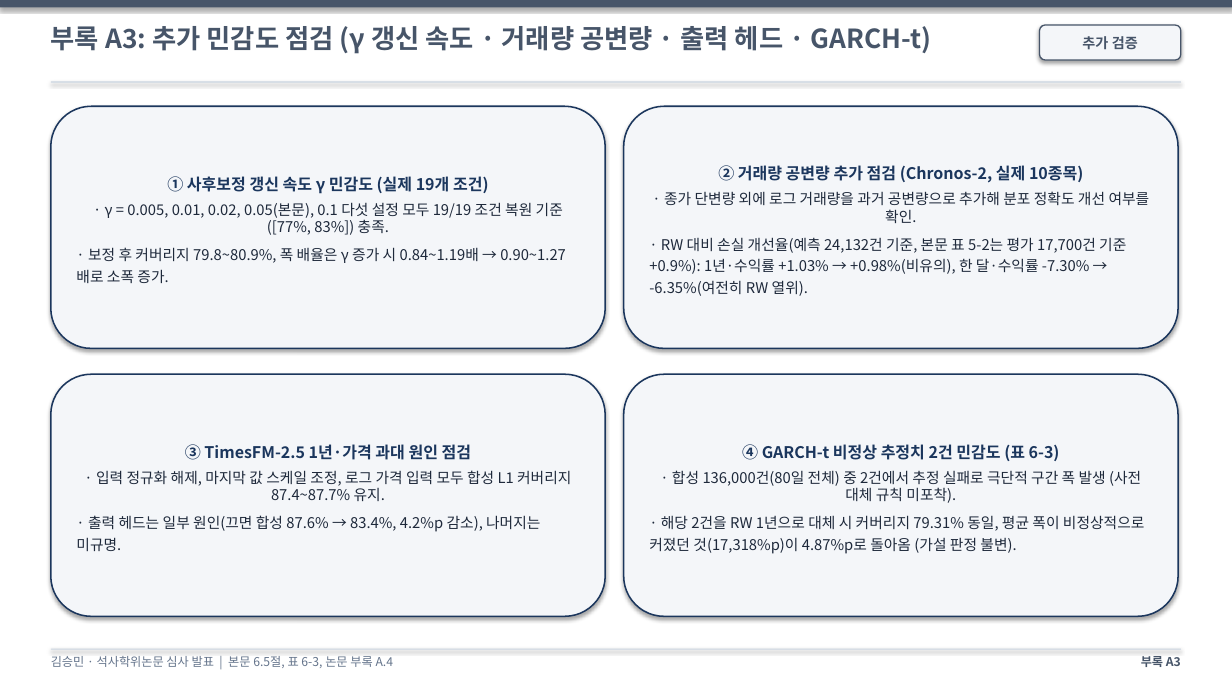
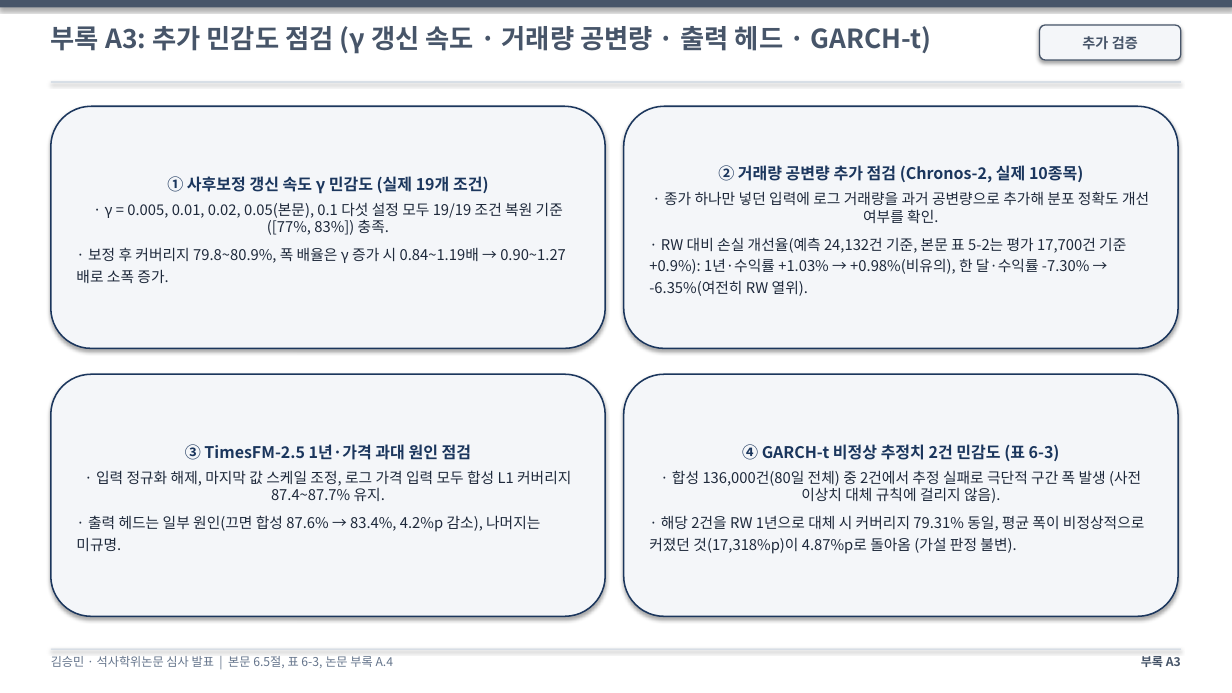
Before and after one commit to sapzzil/Master-thesis, a slide deck: slide 25 of 05_논문작성/석사학위논문_심사발표_v10.pptx. Drawn at 1232x693 pixels with LibreOffice and Linux fonts; fonts in the diff are those of the drawing. Boxes give left, top, right and bottom in pixels: in the first picture for what was removed or moved away, otherwise in the second. Text is boxed around its words. In the diff, an @@ line names an element or a change of style, - is before the commit and + after.

```diff
--- a/05_논문작성/석사학위논문_심사발표_v10.pptx
+++ b/05_논문작성/석사학위논문_심사발표_v10.pptx
@@ text in rounded rectangle at [649, 191, 1149, 296]: text changed @@
-· 종가 단변량 외에 로그 거래량을 과거 공변량으로 추가해 분포 정확도 개선 여부를 확인.
-· RW 대비 손실 개선율(예측 24,132건 기준, 본문 표 5-2는 평가 17,700건 기준 +0.9%): 1년·수익률 +1.03% → +0.98%(비유의), 한 달·수익률 -7.30% → -6.35%(여전히 RW 열위).
+· 종가 하나만 넣던 입력에 로그 거래량을 과거 공변량으로 추가해 분포 정확도 개선 여부를 확인.
+· RW 대비 손실 개선율(예측 24,132건 기준, 본문 표 5-2는 평가 17,700건 기준 +0.9%): 1년·수익률 +1.03% → +0.98%(비유의), 한 달·수익률 -7.30% → -6.35%(여전히 RW 열위).
@@ text in rounded rectangle at [649, 470, 1145, 554]: text changed @@
-· 합성 136,000건(80일 전체) 중 2건에서 추정 실패로 극단적 구간 폭 발생 (사전 대체 규칙 미포착).
-· 해당 2건을 RW 1년으로 대체 시 커버리지 79.31% 동일, 평균 폭이 비정상적으로 커졌던 것(17,318%p)이 4.87%p로 돌아옴 (가설 판정 불변).
+· 합성 136,000건(80일 전체) 중 2건에서 추정 실패로 극단적 구간 폭 발생 (사전 이상치 대체 규칙에 걸리지 않음).
+· 해당 2건을 RW 1년으로 대체 시 커버리지 79.31% 동일, 평균 폭이 비정상적으로 커졌던 것(17,318%p)이 4.87%p로 돌아옴 (가설 판정 불변).
```
Also in this commit, not shown: 9 other slides changed, 3 other files.
